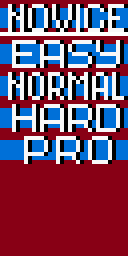
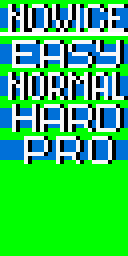
Layer changes from the first 128 x 256 image to the second:
painted on "Capa 1" over (0, 0, 128, 256)
